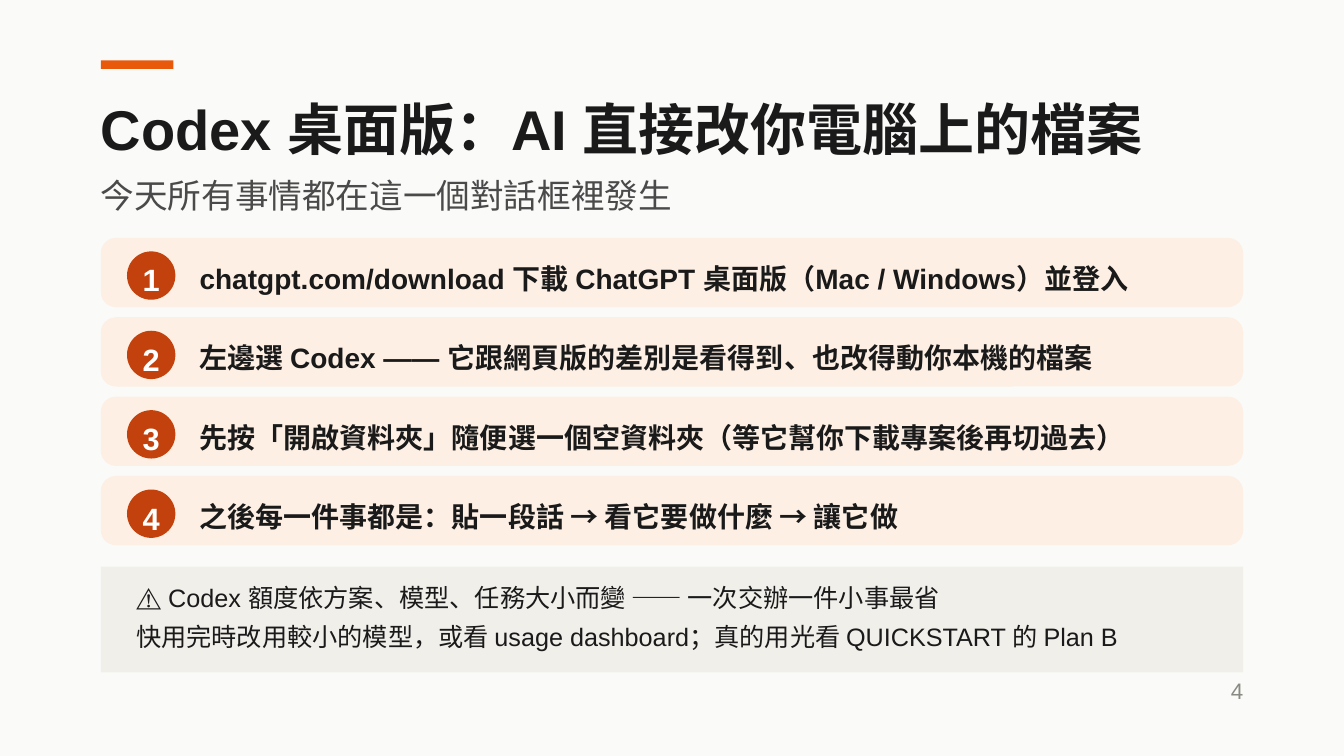
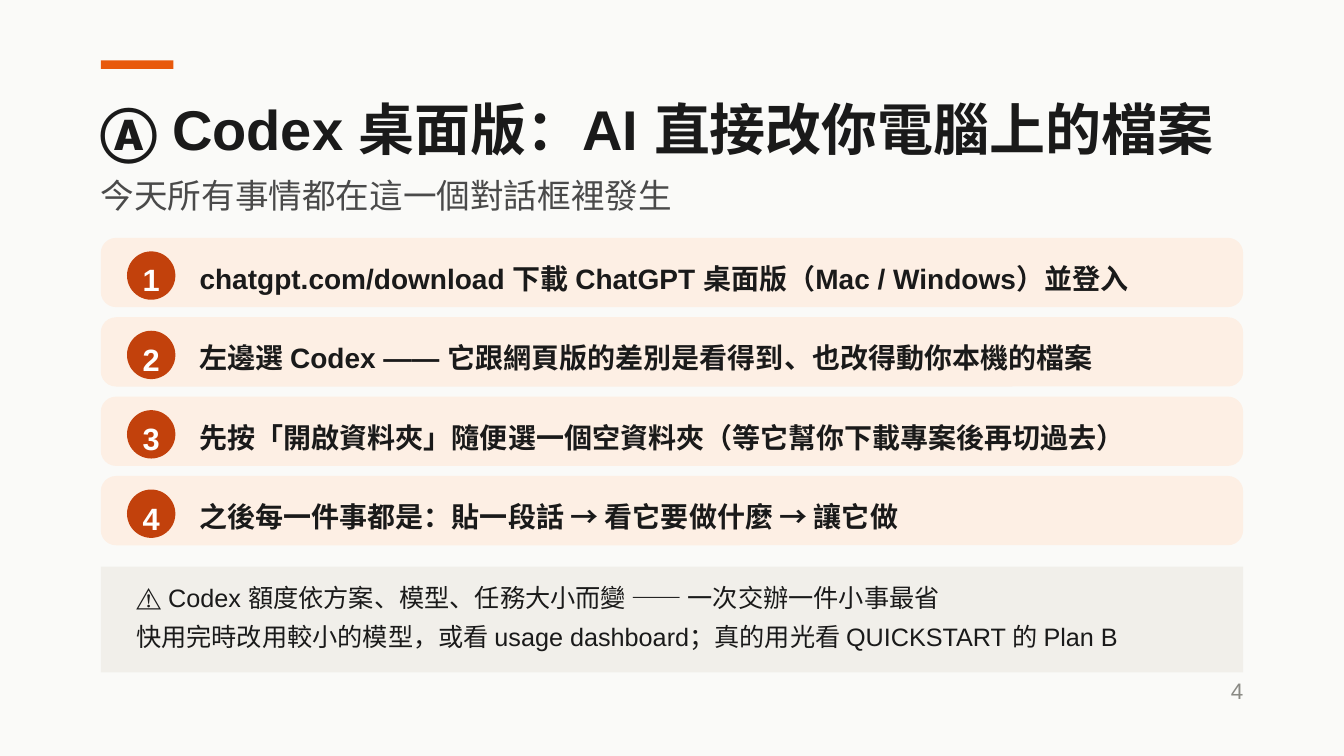
Before and after one commit to aaron20010920/unext-ai-dev-workshop, a slide deck: slide 4 of slides/2026-08-13-AI開發實戰.pptx. Drawn at 1344x756 pixels with LibreOffice and Linux fonts; fonts in the diff are those of the drawing. Boxes give left, top, right and bottom in pixels: in the first picture for what was removed or moved away, otherwise in the second. Text is boxed around its words. In the diff, an @@ line names an element or a change of style, - is before the commit and + after.

```diff
--- a/slides/2026-08-13-AI開發實戰.pptx
+++ b/slides/2026-08-13-AI開發實戰.pptx
@@ text at bbox=[101, 102, 1213, 164]: text changed @@
-Codex 桌面版：AI 直接改你電腦上的檔案
+Ⓐ Codex 桌面版：AI 直接改你電腦上的檔案
```
Also in this commit, not shown: 25 other slides changed, 1 slide added, 3 other files.
